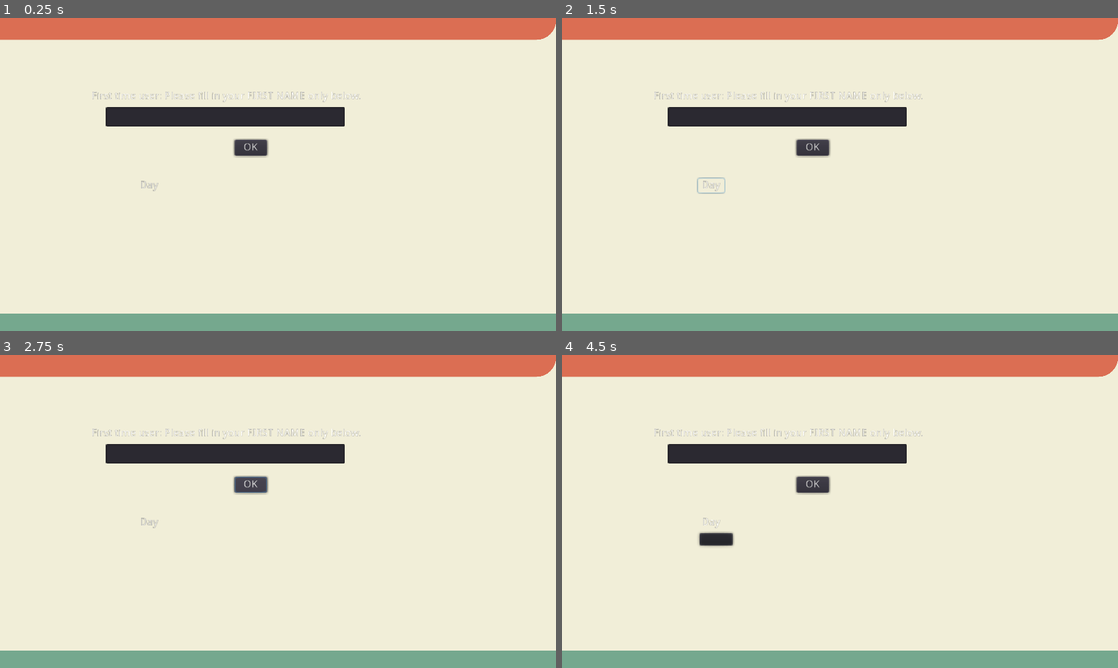
Above: before the commit, frames 1-4 (two rows, left to right).
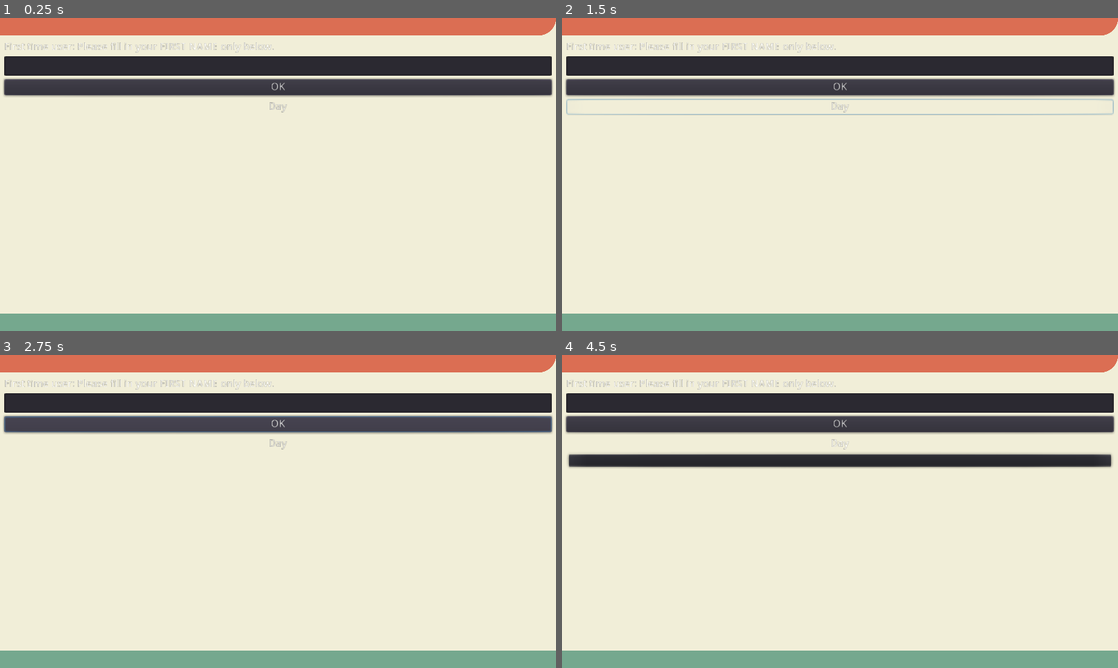
Above: after the commit, the same moments.

Repository: hobbesjaap/wellbeingapp
Game: Godot game, scene res://start_screen.tscn
Same seed, same stepped clock (60 frames per second), same inputs: the game is played once before the commit and once after it.
Inputs:
- Up to frame 1 (0.25 s): no input
- Up to frame 2 (1.5 s): click "Day" at 0.5 s; click "OK" at 1.25 s
- Up to frame 3 (2.75 s): click "OK" at 2 s
- Up to frame 4 (4.5 s): click "Day" at 2.75 s; click "OK" at 3.5 s; click "Day" at 4.25 s

The runs differ from the first frame. In frame 1, 17% of the frame differs, in the area x 0-100%, y 1-56%; in frame 2, 18%; in frame 3, 17%; in frame 4, 19%, in the area x 0-100%, y 1-62%.

Commit message:
UI improvements

Diff:
--- a/godot/main_screen.gd
+++ b/godot/main_screen.gd
@@ -18,6 +18,7 @@
 
 	# Set starting state visibility
 		ui_control.show_start_menu()
+		node_variables.first_time_label.visible = false
 
 	# define variables from ini file
 		node_variables.user_name.text = user_values.user_first_name
--- a/godot/node_variables.gd
+++ b/godot/node_variables.gd
@@ -2,14 +2,14 @@
 
 
 onready var main_screen = get_node("/root/main_screen")
-onready var start_menu = get_node("/root/main_screen/UI/top_container/menus_container/start_menu")
-onready var user_menu = get_node("/root/main_screen/UI/top_container/menus_container/user_details")
-onready var daily_prompts = get_node("/root/main_screen/UI/top_container/menus_container/daily_prompts")
+onready var start_menu = get_node("/root/main_screen/UI/top_container/start_menu")
+onready var user_menu = get_node("/root/main_screen/UI/top_container/user_details")
+onready var daily_prompts = get_node("/root/main_screen/UI/top_container/daily_prompts")
 
 
-onready var user_name = get_node("/root/main_screen/UI/top_container/menus_container/user_details/textbox_user_name")
-onready var first_time_label = get_node("/root/main_screen/UI/top_container/menus_container/user_details/label_first_time")
-onready var welcome_label = get_node("/root/main_screen/UI/top_container/menus_container/start_menu/welcome_title")
+onready var user_name = get_node("/root/main_screen/UI/top_container/user_details/user_menu/textbox_user_name")
+onready var first_time_label = get_node("/root/main_screen/UI/top_container/user_details/user_menu/label_first_time")
+onready var welcome_label = get_node("/root/main_screen/UI/top_container/start_menu/welcome_title")
 
 
 func _ready():
--- a/godot/start_menu.tscn
+++ b/godot/start_menu.tscn
@@ -8,63 +8,79 @@
 [node name="start_menu" type="CanvasLayer"]
 script = ExtResource( 1 )
 
-[node name="MarginContainer" type="MarginContainer" parent="."]
-anchor_right = 1.0
+[node name="welcome_title" type="Label" parent="."]
+unique_name_in_owner = true
+anchor_left = 0.5
+anchor_right = 0.5
+margin_left = -185.0
+margin_top = 7.0
+margin_right = 185.0
+margin_bottom = 38.0
+text = "All your base are belong to us"
+
+[node name="HTTPRequest" type="HTTPRequest" parent="."]
+
+[node name="version_label" type="Label" parent="."]
+anchor_top = 1.0
 anchor_bottom = 1.0
 margin_left = 5.0
-margin_top = 53.0
-margin_right = -943.0
-margin_bottom = -540.0
+margin_top = -31.0
+margin_right = 1280.0
+margin_bottom = -1.0
+text = "Version"
 
-[node name="GridContainer" type="GridContainer" parent="MarginContainer"]
-margin_right = 332.0
-margin_bottom = 127.0
+[node name="GridContainer" type="GridContainer" parent="."]
+margin_left = 10.0
+margin_top = 55.0
+margin_right = 1270.0
+margin_bottom = 665.0
 columns = 2
 
-[node name="button_daily_action" type="Button" parent="MarginContainer/GridContainer"]
-margin_right = 222.0
-margin_bottom = 37.0
+[node name="button_daily_action" type="Button" parent="GridContainer"]
+margin_right = 626.0
+margin_bottom = 198.0
 size_flags_horizontal = 3
 size_flags_vertical = 3
 text = "Daily Action"
 
-[node name="button_open_github" type="Button" parent="MarginContainer/GridContainer"]
-margin_left = 230.0
-margin_right = 332.0
-margin_bottom = 37.0
+[node name="button_open_github" type="Button" parent="GridContainer"]
+margin_left = 634.0
+margin_right = 1260.0
+margin_bottom = 198.0
 size_flags_horizontal = 3
 size_flags_vertical = 3
 text = "GitHub"
 script = ExtResource( 4 )
 
-[node name="button_email_feedback" type="Button" parent="MarginContainer/GridContainer"]
-margin_top = 45.0
-margin_right = 222.0
-margin_bottom = 82.0
+[node name="button_email_feedback" type="Button" parent="GridContainer"]
+margin_top = 206.0
+margin_right = 626.0
+margin_bottom = 404.0
 size_flags_horizontal = 3
 size_flags_vertical = 3
 text = "Feedback"
 script = ExtResource( 3 )
 
-[node name="button_name" type="Button" parent="MarginContainer/GridContainer"]
-margin_left = 230.0
-margin_top = 45.0
-margin_right = 332.0
-margin_bottom = 82.0
+[node name="button_name" type="Button" parent="GridContainer"]
+margin_left = 634.0
+margin_top = 206.0
+margin_right = 1260.0
+margin_bottom = 404.0
 size_flags_horizontal = 3
 size_flags_vertical = 3
 text = "Name"
 script = ExtResource( 2 )
 
-[node name="button_update_check" type="Button" parent="MarginContainer/GridContainer"]
-margin_top = 90.0
-margin_right = 222.0
-margin_bottom = 127.0
+[node name="button_update_check" type="Button" parent="GridContainer"]
+margin_top = 412.0
+margin_right = 626.0
+margin_bottom = 610.0
 size_flags_horizontal = 3
 size_flags_vertical = 3
 text = "Check for Updates"
 
-[node name="button_journal" type="Button" parent="MarginContainer/GridContainer"]
+[node name="button_journal" type="Button" parent="GridContainer"]
+visible = false
 margin_left = 230.0
 margin_top = 90.0
 margin_right = 332.0
@@ -73,29 +89,8 @@
 size_flags_vertical = 3
 text = "Journal"
 
-[node name="welcome_title" type="Label" parent="."]
-unique_name_in_owner = true
-anchor_left = 0.5
-anchor_right = 0.5
-margin_left = -185.0
-margin_top = 11.0
-margin_right = 185.0
-margin_bottom = 42.0
-text = "All your base are belong to us"
-
-[node name="HTTPRequest" type="HTTPRequest" parent="."]
-
-[node name="version_label" type="Label" parent="."]
-anchor_top = 1.0
-anchor_bottom = 1.0
-margin_left = 5.0
-margin_top = -29.0
-margin_right = 1280.0
-margin_bottom = 1.0
-text = "Version"
-
-[connection signal="pressed" from="MarginContainer/GridContainer/button_open_github" to="MarginContainer/GridContainer/button_open_github" method="_on_button_open_github_pressed"]
-[connection signal="pressed" from="MarginContainer/GridContainer/button_email_feedback" to="MarginContainer/GridContainer/button_email_feedback" method="_on_button_email_feedback_pressed"]
-[connection signal="pressed" from="MarginContainer/GridContainer/button_name" to="MarginContainer/GridContainer/button_name" method="_on_button_name_pressed"]
-[connection signal="pressed" from="MarginContainer/GridContainer/button_update_check" to="." method="_on_button_update_check_pressed"]
 [connection signal="request_completed" from="HTTPRequest" to="." method="_on_HTTPRequest_request_completed"]
+[connection signal="pressed" from="GridContainer/button_open_github" to="GridContainer/button_open_github" method="_on_button_open_github_pressed"]
+[connection signal="pressed" from="GridContainer/button_email_feedback" to="GridContainer/button_email_feedback" method="_on_button_email_feedback_pressed"]
+[connection signal="pressed" from="GridContainer/button_name" to="GridContainer/button_name" method="_on_button_name_pressed"]
+[connection signal="pressed" from="GridContainer/button_update_check" to="." method="_on_button_update_check_pressed"]
--- a/godot/start_screen.tscn
+++ b/godot/start_screen.tscn
@@ -24,25 +24,22 @@
 
 [node name="top_bar" type="Panel" parent="UI"]
 margin_right = 1280.0
-margin_bottom = 50.0
-rect_min_size = Vector2( 0, 50 )
+margin_bottom = 40.0
+rect_min_size = Vector2( 0, 40 )
 custom_styles/panel = SubResource( 1 )
 
 [node name="top_container" type="VBoxContainer" parent="UI"]
 anchor_right = 1.0
 anchor_bottom = 1.0
-margin_top = 52.0
-margin_bottom = -41.0
+margin_top = 42.0
+margin_bottom = -48.0
 
-[node name="menus_container" type="VBoxContainer" parent="UI/top_container"]
-margin_right = 1280.0
+[node name="start_menu" parent="UI/top_container" instance=ExtResource( 3 )]
 
-[node name="start_menu" parent="UI/top_container/menus_container" instance=ExtResource( 3 )]
-
-[node name="user_details" parent="UI/top_container/menus_container" instance=ExtResource( 2 )]
+[node name="user_details" parent="UI/top_container" instance=ExtResource( 2 )]
 visible = false
 
-[node name="daily_prompts" parent="UI/top_container/menus_container" instance=ExtResource( 4 )]
+[node name="daily_prompts" parent="UI/top_container" instance=ExtResource( 4 )]
 visible = false
 
 [node name="bottom_bar" type="Panel" parent="UI"]
--- a/godot/user_details.tscn
+++ b/godot/user_details.tscn
@@ -4,38 +4,39 @@
 
 [node name="user_details" type="CanvasLayer"]
 
-[node name="button_user_save" type="Button" parent="."]
-margin_left = 540.0
-margin_top = 280.0
-margin_right = 615.0
-margin_bottom = 317.0
+[node name="user_menu" type="VBoxContainer" parent="."]
+margin_left = 10.0
+margin_top = 55.0
+margin_right = 1270.0
+margin_bottom = 665.0
+rect_min_size = Vector2( 1260, 610 )
+
+[node name="label_first_time" type="Label" parent="user_menu"]
+unique_name_in_owner = true
+margin_right = 1260.0
+margin_bottom = 25.0
+text = "First time user: Please fill in your FIRST NAME only below."
+
+[node name="textbox_user_name" type="LineEdit" parent="user_menu"]
+unique_name_in_owner = true
+margin_top = 33.0
+margin_right = 1260.0
+margin_bottom = 78.0
+caret_blink = true
+caret_blink_speed = 0.5
+
+[node name="button_user_save" type="Button" parent="user_menu"]
+margin_top = 86.0
+margin_right = 1260.0
+margin_bottom = 123.0
 text = "OK"
 script = ExtResource( 1 )
 
-[node name="textbox_user_name" type="LineEdit" parent="."]
-unique_name_in_owner = true
-margin_left = 244.0
-margin_top = 205.0
-margin_right = 794.0
-margin_bottom = 250.0
-caret_blink = true
-caret_blink_speed = 0.5
-
-[node name="button_birth_day" type="MenuButton" parent="."]
-margin_left = 311.0
-margin_top = 367.0
-margin_right = 376.0
-margin_bottom = 404.0
+[node name="button_birth_day" type="MenuButton" parent="user_menu"]
+margin_top = 131.0
+margin_right = 1260.0
+margin_bottom = 168.0
 focus_mode = 2
 text = "Day"
 
-[node name="label_first_time" type="Label" parent="."]
-unique_name_in_owner = true
-visible = false
-margin_left = 211.0
-margin_top = 168.0
-margin_right = 832.0
-margin_bottom = 193.0
-text = "First time user: Please fill in your FIRST NAME only below."
-
-[connection signal="pressed" from="button_user_save" to="button_user_save" method="_on_button_user_save_pressed"]
+[connection signal="pressed" from="user_menu/button_user_save" to="user_menu/button_user_save" method="_on_button_user_save_pressed"]
